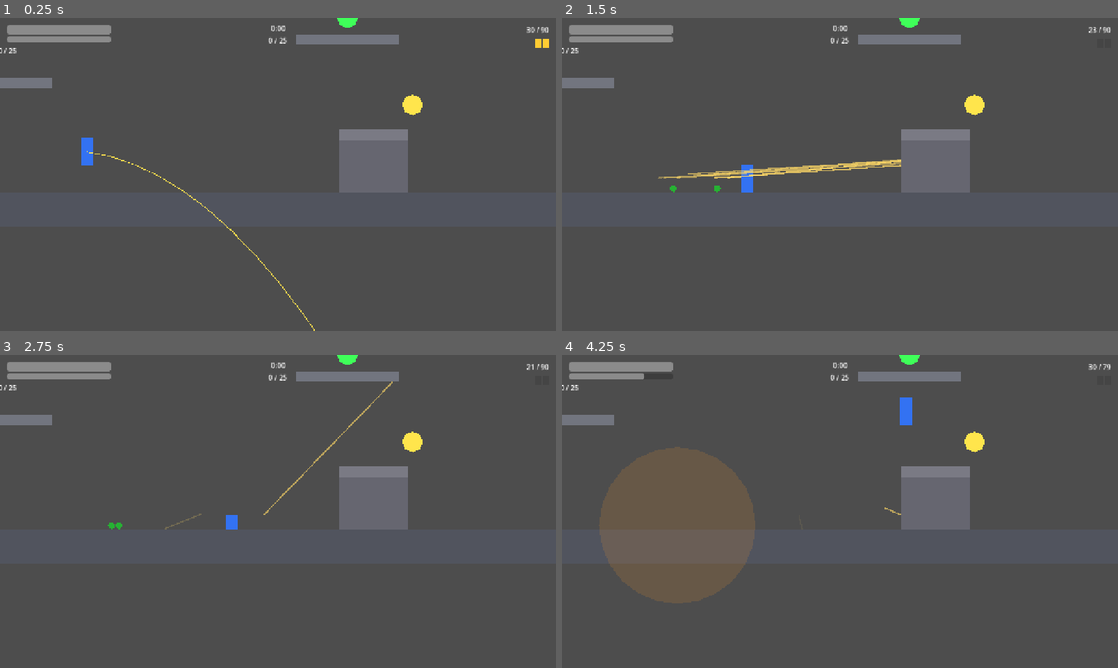
Above: before the commit, frames 1-4 (two rows, left to right).
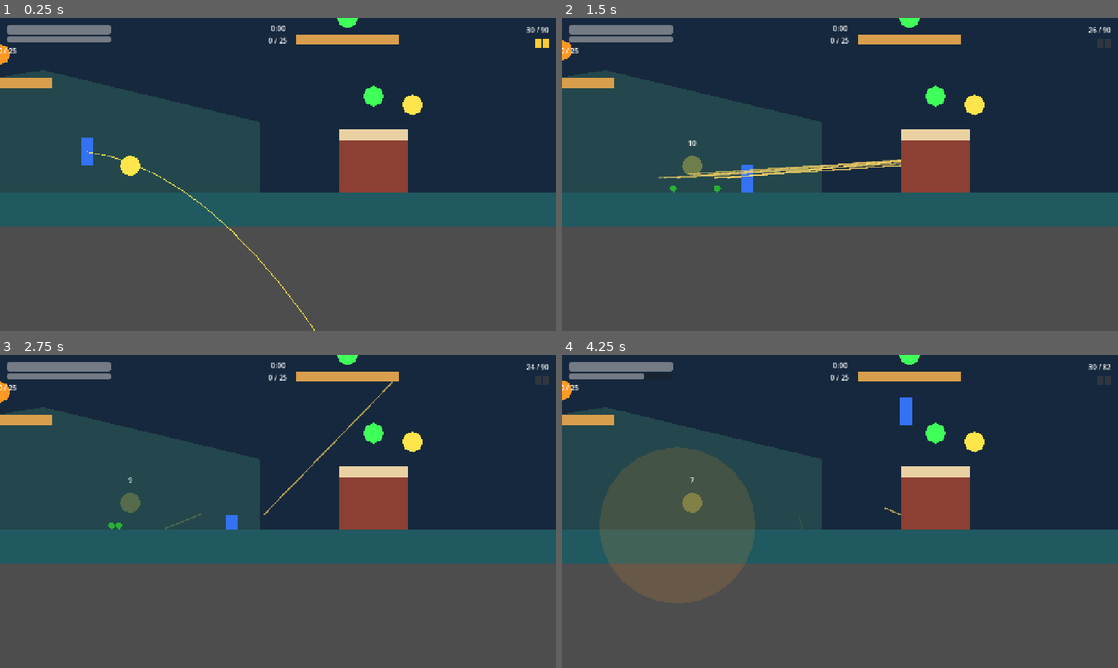
Above: after the commit, the same moments.

Repository: techafreshh/jetpack
Game: Godot game, scene res://scenes/match.tscn
Two runs of this game, one before a commit and one after it. Both use one fixed random seed, a clock stepped at 60 frames per second and the inputs below. This scene is started directly instead of the project's main scene.
Inputs (mouse positions are in pixels of both pictures, inside the frame that each line leads up to):
- Up to frame 1 (0.25 s): no input
- Up to frame 2 (1.5 s): tap Enter at 0.5 s; move the mouse to (962, 158) at 0.52 s; press the mouse at (962, 158) at 0.53 s; hold D (move_right) from 0.53 s (still down); tap W at 0.77 s; tap G (throw_grenade) at 0.8, 1.35 s; move the mouse to (728, 190) at 1.27 s; release the mouse at (728, 190) at 1.28 s
- Up to frame 3 (2.75 s): tap W at 1.52 s; click (166, 527) at 1.55 s; move the mouse to (333, 442) at 2.02 s; release D (move_right) at 2.03 s; hold A (move_left) from 2.03 s (still down); hold S (crouch) from 2.03 s (still down); click (333, 442) at 2.17 s; tap G (throw_grenade) at 2.3 s
- Up to frame 4 (4.25 s): move the mouse to (812, 574) at 2.77 s; release A (move_left) at 2.78 s; release S (crouch) at 2.78 s; hold D (move_right) from 2.78 s (still down); click (812, 574) at 2.85 s; tap W at 3.02, 3.77 s; move the mouse to (1006, 558) at 3.52 s; hold Space (fly) from 3.53 s (still down); click (1006, 558) at 3.67 s; tap G (throw_grenade) at 3.8 s; tap R (reload) at 4.15 s

The runs differ from the first frame. In frame 1, 65% of the frame differs, in the area x 0-100%, y 0-67%; in frame 2, 65%; in frame 3, 65%; in frame 4, 65%.

Commit message:
[#15] Final MVP map — 8 spawns, pickup layout, distinct identity (#204)
* Add final MVP arena map with 8 spawns and pickup layout

Clone greybox collision skeleton into scenes/arena/main.tscn with a
dusk-teal/ember/sand reskin, non-colliding backdrop decor, 8 Spawn
markers and 6 pickup pads; repoint match.tscn at the new map and
default arena_path to it on match and match manager.

* Add headless gate for final MVP arena counts and spacing

Diff:
--- /dev/null
+++ b/jetpack/scenes/arena/main.tscn
@@ -0,0 +1,434 @@
+[gd_scene load_steps=29 format=3]
+
+[ext_resource type="PackedScene" path="res://scenes/pickup.tscn" id="1"]
+
+[sub_resource type="RectangleShape2D" id="RectangleShape2D_floor_a"]
+size = Vector2(1200, 80)
+
+[sub_resource type="RectangleShape2D" id="RectangleShape2D_floor_b"]
+size = Vector2(680, 80)
+
+[sub_resource type="RectangleShape2D" id="RectangleShape2D_floor_c"]
+size = Vector2(880, 80)
+
+[sub_resource type="RectangleShape2D" id="RectangleShape2D_floor_d"]
+size = Vector2(880, 80)
+
+[sub_resource type="RectangleShape2D" id="RectangleShape2D_gap_0"]
+size = Vector2(120, 80)
+
+[sub_resource type="RectangleShape2D" id="RectangleShape2D_gap_1"]
+size = Vector2(120, 80)
+
+[sub_resource type="RectangleShape2D" id="RectangleShape2D_gap_2"]
+size = Vector2(120, 80)
+
+[sub_resource type="RectangleShape2D" id="RectangleShape2D_plat_0"]
+size = Vector2(240, 24)
+
+[sub_resource type="RectangleShape2D" id="RectangleShape2D_plat_1"]
+size = Vector2(240, 24)
+
+[sub_resource type="RectangleShape2D" id="RectangleShape2D_plat_2"]
+size = Vector2(240, 24)
+
+[sub_resource type="RectangleShape2D" id="RectangleShape2D_tower_wall"]
+size = Vector2(48, 560)
+
+[sub_resource type="RectangleShape2D" id="RectangleShape2D_tower_step_0"]
+size = Vector2(160, 24)
+
+[sub_resource type="RectangleShape2D" id="RectangleShape2D_tower_step_1"]
+size = Vector2(160, 24)
+
+[sub_resource type="RectangleShape2D" id="RectangleShape2D_tower_step_2"]
+size = Vector2(160, 24)
+
+[sub_resource type="RectangleShape2D" id="RectangleShape2D_tower_step_3"]
+size = Vector2(160, 24)
+
+[sub_resource type="RectangleShape2D" id="RectangleShape2D_tower_step_e0"]
+size = Vector2(160, 24)
+
+[sub_resource type="RectangleShape2D" id="RectangleShape2D_tower_step_e1"]
+size = Vector2(160, 24)
+
+[sub_resource type="RectangleShape2D" id="RectangleShape2D_tower_step_e2"]
+size = Vector2(160, 24)
+
+[sub_resource type="RectangleShape2D" id="RectangleShape2D_tower_step_e3"]
+size = Vector2(160, 24)
+
+[sub_resource type="RectangleShape2D" id="RectangleShape2D_tower_cap"]
+size = Vector2(160, 24)
+
+[sub_resource type="RectangleShape2D" id="RectangleShape2D_bunker_w"]
+size = Vector2(160, 120)
+
+[sub_resource type="RectangleShape2D" id="RectangleShape2D_bunker_w_cap"]
+size = Vector2(160, 24)
+
+[sub_resource type="RectangleShape2D" id="RectangleShape2D_bunker_e"]
+size = Vector2(160, 120)
+
+[sub_resource type="RectangleShape2D" id="RectangleShape2D_bunker_e_cap"]
+size = Vector2(160, 24)
+
+[sub_resource type="RectangleShape2D" id="RectangleShape2D_wall_l"]
+size = Vector2(80, 2600)
+
+[sub_resource type="RectangleShape2D" id="RectangleShape2D_wall_r"]
+size = Vector2(80, 2600)
+
+[sub_resource type="RectangleShape2D" id="RectangleShape2D_ceiling"]
+size = Vector2(4240, 80)
+
+[node name="Main" type="Node2D"]
+
+[node name="TilesGround" type="TileMapLayer" parent="."]
+
+[node name="Backdrop" type="Node2D" parent="."]
+z_index = -10
+
+[node name="Sky" type="Polygon2D" parent="Backdrop"]
+color = Color(0.09, 0.16, 0.24, 1)
+polygon = PackedVector2Array(-920, -1640, 3320, -1640, 3320, 480, -920, 480)
+
+[node name="HillWest" type="Polygon2D" parent="Backdrop"]
+color = Color(0.14, 0.28, 0.3, 1)
+polygon = PackedVector2Array(-920, 480, -920, 120, -400, 200, 100, 120, 600, 240, 600, 480)
+
+[node name="HillEast" type="Polygon2D" parent="Backdrop"]
+color = Color(0.16, 0.32, 0.33, 1)
+polygon = PackedVector2Array(1800, 480, 1800, 220, 2300, 140, 2800, 220, 3320, 120, 3320, 480)
+
+[node name="BannerWest" type="Polygon2D" parent="Backdrop"]
+position = Vector2(2560, -60)
+color = Color(0.85, 0.62, 0.3, 1)
+polygon = PackedVector2Array(-40, -100, 0, -100, 0, 100, -40, 100, -24, 0)
+
+[node name="BannerEast" type="Polygon2D" parent="Backdrop"]
+position = Vector2(2688, -60)
+color = Color(0.85, 0.62, 0.3, 1)
+polygon = PackedVector2Array(0, -100, 40, -100, 40, 100, 0, 100, 24, 0)
+
+[node name="FloorA" type="StaticBody2D" parent="."]
+position = Vector2(-200, 440)
+
+[node name="Collision" type="CollisionShape2D" parent="FloorA"]
+shape = SubResource("RectangleShape2D_floor_a")
+
+[node name="Visual" type="Polygon2D" parent="FloorA"]
+color = Color(0.13, 0.35, 0.38, 1)
+polygon = PackedVector2Array(-600, -40, 600, -40, 600, 40, -600, 40)
+
+[node name="FloorB" type="StaticBody2D" parent="."]
+position = Vector2(860, 440)
+
+[node name="Collision" type="CollisionShape2D" parent="FloorB"]
+shape = SubResource("RectangleShape2D_floor_b")
+
+[node name="Visual" type="Polygon2D" parent="FloorB"]
+color = Color(0.13, 0.35, 0.38, 1)
+polygon = PackedVector2Array(-340, -40, 340, -40, 340, 40, -340, 40)
+
+[node name="FloorC" type="StaticBody2D" parent="."]
+position = Vector2(1760, 440)
+
+[node name="Collision" type="CollisionShape2D" parent="FloorC"]
+shape = SubResource("RectangleShape2D_floor_c")
+
+[node name="Visual" type="Polygon2D" parent="FloorC"]
+color = Color(0.13, 0.35, 0.38, 1)
+polygon = PackedVector2Array(-440, -40, 440, -40, 440, 40, -440, 40)
+
+[node name="FloorD" type="StaticBody2D" parent="."]
+position = Vector2(2760, 440)
+
+[node name="Collision" type="CollisionShape2D" parent="FloorD"]
+shape = SubResource("RectangleShape2D_floor_d")
+
+[node name="Visual" type="Polygon2D" parent="FloorD"]
+color = Color(0.13, 0.35, 0.38, 1)
+polygon = PackedVector2Array(-440, -40, 440, -40, 440, 40, -440, 40)
+
+[node name="FloorGap0" type="StaticBody2D" parent="."]
+position = Vector2(460, 440)
+
+[node name="Collision" type="CollisionShape2D" parent="FloorGap0"]
+shape = SubResource("RectangleShape2D_gap_0")
+
+[node name="Visual" type="Polygon2D" parent="FloorGap0"]
+color = Color(0.13, 0.35, 0.38, 1)
+polygon = PackedVector2Array(-60, -40, 60, -40, 60, 40, -60, 40)
+
+[node name="FloorGap1" type="StaticBody2D" parent="."]
+position = Vector2(1260, 440)
+
+[node name="Collision" type="CollisionShape2D" parent="FloorGap1"]
+shape = SubResource("RectangleShape2D_gap_1")
+
+[node name="Visual" type="Polygon2D" parent="FloorGap1"]
+color = Color(0.13, 0.35, 0.38, 1)
+polygon = PackedVector2Array(-60, -40, 60, -40, 60, 40, -60, 40)
+
+[node name="FloorGap2" type="StaticBody2D" parent="."]
+position = Vector2(2260, 440)
+
+[node name="Collision" type="CollisionShape2D" parent="FloorGap2"]
+shape = SubResource("RectangleShape2D_gap_2")
+
+[node name="Visual" type="Polygon2D" parent="FloorGap2"]
+color = Color(0.13, 0.35, 0.38, 1)
+polygon = PackedVector2Array(-60, -40, 60, -40, 60, 40, -60, 40)
+
+[node name="Plat0" type="StaticBody2D" parent="."]
+position = Vector2(0, 150)
+
+[node name="Collision" type="CollisionShape2D" parent="Plat0"]
+shape = SubResource("RectangleShape2D_plat_0")
+
+[node name="Visual" type="Polygon2D" parent="Plat0"]
+color = Color(0.85, 0.62, 0.3, 1)
+polygon = PackedVector2Array(-120, -12, 120, -12, 120, 12, -120, 12)
+
+[node name="Plat1" type="StaticBody2D" parent="."]
+position = Vector2(800, 50)
+
+[node name="Collision" type="CollisionShape2D" parent="Plat1"]
+shape = SubResource("RectangleShape2D_plat_1")
+
+[node name="Visual" type="Polygon2D" parent="Plat1"]
+color = Color(0.85, 0.62, 0.3, 1)
+polygon = PackedVector2Array(-120, -12, 120, -12, 120, 12, -120, 12)
+
+[node name="Plat2" type="StaticBody2D" parent="."]
+position = Vector2(1600, -50)
+
+[node name="Collision" type="CollisionShape2D" parent="Plat2"]
+shape = SubResource("RectangleShape2D_plat_2")
+
+[node name="Visual" type="Polygon2D" parent="Plat2"]
+color = Color(0.85, 0.62, 0.3, 1)
+polygon = PackedVector2Array(-120, -12, 120, -12, 120, 12, -120, 12)
+
+[node name="TowerWall" type="StaticBody2D" parent="."]
+position = Vector2(2624, 120)
+
+[node name="Collision" type="CollisionShape2D" parent="TowerWall"]
+shape = SubResource("RectangleShape2D_tower_wall")
+
+[node name="Visual" type="Polygon2D" parent="TowerWall"]
+color = Color(0.55, 0.25, 0.2, 1)
+polygon = PackedVector2Array(-24, -280, 24, -280, 24, 280, -24, 280)
+
+[node name="TowerStep0" type="StaticBody2D" parent="."]
+position = Vector2(2380, 280)
+
+[node name="Collision" type="CollisionShape2D" parent="TowerStep0"]
+shape = SubResource("RectangleShape2D_tower_step_0")
+
+[node name="Visual" type="Polygon2D" parent="TowerStep0"]
+color = Color(0.55, 0.25, 0.2, 1)
+polygon = PackedVector2Array(-80, -12, 80, -12, 80, 12, -80, 12)
+
+[node name="TowerStep1" type="StaticBody2D" parent="."]
+position = Vector2(2440, 160)
+
+[node name="Collision" type="CollisionShape2D" parent="TowerStep1"]
+shape = SubResource("RectangleShape2D_tower_step_1")
+
+[node name="Visual" type="Polygon2D" parent="TowerStep1"]
+color = Color(0.55, 0.25, 0.2, 1)
+polygon = PackedVector2Array(-80, -12, 80, -12, 80, 12, -80, 12)
+
+[node name="TowerStep2" type="StaticBody2D" parent="."]
+position = Vector2(2500, 40)
+
+[node name="Collision" type="CollisionShape2D" parent="TowerStep2"]
+shape = SubResource("RectangleShape2D_tower_step_2")
+
+[node name="Visual" type="Polygon2D" parent="TowerStep2"]
+color = Color(0.55, 0.25, 0.2, 1)
+polygon = PackedVector2Array(-80, -12, 80, -12, 80, 12, -80, 12)
+
+[node name="TowerStep3" type="StaticBody2D" parent="."]
+position = Vector2(2560, -80)
+
+[node name="Collision" type="CollisionShape2D" parent="TowerStep3"]
+shape = SubResource("RectangleShape2D_tower_step_3")
+
+[node name="Visual" type="Polygon2D" parent="TowerStep3"]
+color = Color(0.55, 0.25, 0.2, 1)
+polygon = PackedVector2Array(-80, -12, 80, -12, 80, 12, -80, 12)
+
+[node name="TowerStepE0" type="StaticBody2D" parent="."]
+position = Vector2(2868, 280)
+
+[node name="Collision" type="CollisionShape2D" parent="TowerStepE0"]
+shape = SubResource("RectangleShape2D_tower_step_e0")
+
+[node name="Visual" type="Polygon2D" parent="TowerStepE0"]
+color = Color(0.55, 0.25, 0.2, 1)
+polygon = PackedVector2Array(-80, -12, 80, -12, 80, 12, -80, 12)
+
+[node name="TowerStepE1" type="StaticBody2D" parent="."]
+position = Vector2(2808, 160)
+
+[node name="Collision" type="CollisionShape2D" parent="TowerStepE1"]
+shape = SubResource("RectangleShape2D_tower_step_e1")
+
+[node name="Visual" type="Polygon2D" parent="TowerStepE1"]
+color = Color(0.55, 0.25, 0.2, 1)
+polygon = PackedVector2Array(-80, -12, 80, -12, 80, 12, -80, 12)
+
+[node name="TowerStepE2" type="StaticBody2D" parent="."]
+position = Vector2(2748, 40)
+
+[node name="Collision" type="CollisionShape2D" parent="TowerStepE2"]
+shape = SubResource("RectangleShape2D_tower_step_e2")
+
+[node name="Visual" type="Polygon2D" parent="TowerStepE2"]
+color = Color(0.55, 0.25, 0.2, 1)
+polygon = PackedVector2Array(-80, -12, 80, -12, 80, 12, -80, 12)
+
+[node name="TowerStepE3" type="StaticBody2D" parent="."]
+position = Vector2(2688, -80)
+
+[node name="Collision" type="CollisionShape2D" parent="TowerStepE3"]
+shape = SubResource("RectangleShape2D_tower_step_e3")
+
+[node name="Visual" type="Polygon2D" parent="TowerStepE3"]
+color = Color(0.55, 0.25, 0.2, 1)
+polygon = PackedVector2Array(-80, -12, 80, -12, 80, 12, -80, 12)
+
+[node name="TowerCap" type="StaticBody2D" parent="."]
+position = Vector2(2624, -172)
+
+[node name="Collision" type="CollisionShape2D" parent="TowerCap"]
+shape = SubResource("RectangleShape2D_tower_cap")
+
+[node name="Visual" type="Polygon2D" parent="TowerCap"]
+color = Color(0.92, 0.82, 0.64, 1)
+polygon = PackedVector2Array(-80, -12, 80, -12, 80, 12, -80, 12)
+
+[node name="BunkerW" type="StaticBody2D" parent="."]
+position = Vector2(860, 340)
+
+[node name="Collision" type="CollisionShape2D" parent="BunkerW"]
+shape = SubResource("RectangleShape2D_bunker_w")
+
+[node name="Visual" type="Polygon2D" parent="BunkerW"]
+color = Color(0.55, 0.25, 0.2, 1)
+polygon = PackedVector2Array(-80, -60, 80, -60, 80, 60, -80, 60)
+
+[node name="BunkerWCap" type="StaticBody2D" parent="."]
+position = Vector2(860, 268)
+
+[node name="Collision" type="CollisionShape2D" parent="BunkerWCap"]
+shape = SubResource("RectangleShape2D_bunker_w_cap")
+
+[node name="Visual" type="Polygon2D" parent="BunkerWCap"]
+color = Color(0.92, 0.82, 0.64, 1)
+polygon = PackedVector2Array(-80, -12, 80, -12, 80, 12, -80, 12)
+
+[node name="BunkerE" type="StaticBody2D" parent="."]
+position = Vector2(1760, 340)
+
+[node name="Collision" type="CollisionShape2D" parent="BunkerE"]
+shape = SubResource("RectangleShape2D_bunker_e")
+
+[node name="Visual" type="Polygon2D" parent="BunkerE"]
+color = Color(0.55, 0.25, 0.2, 1)
+polygon = PackedVector2Array(-80, -60, 80, -60, 80, 60, -80, 60)
+
+[node name="BunkerECap" type="StaticBody2D" parent="."]
+position = Vector2(1760, 268)
+
+[node name="Collision" type="CollisionShape2D" parent="BunkerECap"]
+shape = SubResource("RectangleShape2D_bunker_e_cap")
+
+[node name="Visual" type="Polygon2D" parent="BunkerECap"]
+color = Color(0.92, 0.82, 0.64, 1)
+polygon = PackedVector2Array(-80, -12, 80, -12, 80, 12, -80, 12)
+
+[node name="WallL" type="StaticBody2D" parent="."]
+position = Vector2(-880, -300)
+
+[node name="Collision" type="CollisionShape2D" parent="WallL"]
+shape = SubResource("RectangleShape2D_wall_l")
+
+[node name="Visual" type="Polygon2D" parent="WallL"]
+color = Color(0.1, 0.22, 0.26, 1)
+polygon = PackedVector2Array(-40, -1300, 40, -1300, 40, 1300, -40, 1300)
+
+[node name="WallR" type="StaticBody2D" parent="."]
+position = Vector2(3280, -300)
+
+[node name="Collision" type="CollisionShape2D" parent="WallR"]
+shape = SubResource("RectangleShape2D_wall_r")
+
+[node name="Visual" type="Polygon2D" parent="WallR"]
+color = Color(0.1, 0.22, 0.26, 1)
+polygon = PackedVector2Array(-40, -1300, 40, -1300, 40, 1300, -40, 1300)
+
+[node name="Ceiling" type="StaticBody2D" parent="."]
+position = Vector2(1200, -1640)
+
+[node name="Collision" type="CollisionShape2D" parent="Ceiling"]
+shape = SubResource("RectangleShape2D_ceiling")
+
+[node name="Visual" type="Polygon2D" parent="Ceiling"]
+color = Color(0.1, 0.22, 0.26, 1)
+polygon = PackedVector2Array(-2120, -40, 2120, -40, 2120, 40, -2120, 40)
+
+[node name="Spawn0" type="Marker2D" parent="."]
+position = Vector2(200, 300)
+
+[node name="Spawn1" type="Marker2D" parent="."]
+position = Vector2(1500, 300)
+
+[node name="Spawn2" type="Marker2D" parent="."]
+position = Vector2(2624, -240)
+
+[node name="Spawn3" type="Marker2D" parent="."]
+position = Vector2(800, -30)
+
+[node name="Spawn4" type="Marker2D" parent="."]
+position = Vector2(600, 300)
+
+[node name="Spawn5" type="Marker2D" parent="."]
+position = Vector2(1100, 300)
+
+[node name="Spawn6" type="Marker2D" parent="."]
+position = Vector2(2100, 300)
+
+[node name="Spawn7" type="Marker2D" parent="."]
+position = Vector2(3000, 300)
+
+[node name="PickupPad0" parent="." instance=ExtResource("1")]
+position = Vector2(860, 180)
+kind = "health"
+
+[node name="PickupPad1" parent="." instance=ExtResource("1")]
+position = Vector2(1760, 180)
+kind = "health"
+
+[node name="PickupPad2" parent="." instance=ExtResource("1")]
+position = Vector2(0, 80)
+kind = "weapon"
+weapon_id = "scatter"
+floating = true
+
+[node name="PickupPad3" parent="." instance=ExtResource("1")]
+position = Vector2(2624, -230)
+kind = "weapon"
+weapon_id = "longbow"
+
+[node name="PickupPad4" parent="." instance=ExtResource("1")]
+position = Vector2(300, 340)
+kind = "ammo"
+
+[node name="PickupPad5" parent="." instance=ExtResource("1")]
+position = Vector2(2900, 340)
+kind = "grenade"
--- a/jetpack/scenes/match.tscn
+++ b/jetpack/scenes/match.tscn
@@ -1,7 +1,7 @@
 [gd_scene load_steps=8 format=3]
 
 [ext_resource type="Script" path="res://scripts/match.gd" id="1"]
-[ext_resource type="PackedScene" path="res://scenes/arena/greybox.tscn" id="2"]
+[ext_resource type="PackedScene" path="res://scenes/arena/main.tscn" id="2"]
 [ext_resource type="PackedScene" path="res://scenes/soldier.tscn" id="3"]
 [ext_resource type="PackedScene" path="res://scenes/pickup.tscn" id="4"]
 [ext_resource type="Script" path="res://scripts/match/match_manager.gd" id="5"]
@@ -10,6 +10,7 @@
 
 [node name="Match" type="Node2D"]
 script = ExtResource("1")
+arena_path = "res://scenes/arena/main.tscn"
 
 [node name="Greybox" parent="." instance=ExtResource("2")]
 
@@ -36,6 +37,7 @@
 
 [node name="MatchManager" type="Node" parent="."]
 script = ExtResource("5")
+arena_path = "res://scenes/arena/main.tscn"
 
 [node name="hud" parent="." instance=ExtResource("6")]
 
--- a/jetpack/scripts/match.gd
+++ b/jetpack/scripts/match.gd
@@ -6,6 +6,9 @@
 
 var _spawner: Spawner
 var _manager: MatchManager
+## Default arena scene for new matches; the static Greybox child below is the
+## instanced form of this path (kept static for sim determinism).
+@export var arena_path := "res://scenes/arena/main.tscn"
 # HUD-readable hook state: latest soldier HP seen via health_changed.
 # Sentinel -1.0 means "no event yet".
 var last_hp := -1.0
--- a/jetpack/scripts/match/match_manager.gd
+++ b/jetpack/scripts/match/match_manager.gd
@@ -19,6 +19,9 @@
 
 ## Override before adding to the tree to load a different cfg in probes.
 var config_path: String = CONFIG_PATH
+## Default arena scene for new matches; the match scene instances this arena
+## statically (node name Greybox) for sim determinism.
+@export var arena_path := "res://scenes/arena/main.tscn"
 var match_state: String = STATE_COUNTDOWN
 var winner_id: String = ""
 var sudden_death: bool = false
--- /dev/null
+++ b/jetpack/tests/test_main_arena.gd
@@ -0,0 +1,100 @@
+extends SceneTree
+## Headless verification for the final MVP map: main.tscn loads with exactly
+## 8 Spawn* markers and >=6 pickup pads, spans >=2560 px with >=300 px spawn
+## spacing, and match.tscn defaults arena_path to the new map.
+## Run: godot --headless --path jetpack --script res://tests/test_main_arena.gd
+
+var passed := 0
+var failed := 0
+
+
+func _initialize() -> void:
+	await run_tests()
+	print("Results: %d passed, %d failed" % [passed, failed])
+	quit(1 if failed > 0 else 0)
+
+
+func check(cond: bool, label: String) -> void:
+	if cond:
+		passed += 1
+	else:
+		failed += 1
+		push_error("FAIL " + label)
+
+
+func run_tests() -> void:
+	await process_frame
+
+	var main_packed := load("res://scenes/arena/main.tscn") as PackedScene
+	check(main_packed != null, "main.tscn loads as PackedScene")
+	if main_packed == null:
+		return
+	var main := main_packed.instantiate() as Node2D
+	check(main != null, "main instantiates Node2D")
+	if main == null:
+		return
+	root.add_child(main)
+	await process_frame
+	await process_frame
+
+	var spawns := main.find_children("Spawn*", "Marker2D", true, false)
+	check(spawns.size() == 8, "main has exactly 8 Spawn* markers (got %d)" % spawns.size())
+
+	var pads := 0
+	for n in main.find_children("*", "Area2D", true, false):
+		var nm := String((n as Node).name)
+		if (n as Node).is_in_group("pickup") or nm.contains("Pad") or nm.contains("Pickup"):
+			pads += 1
+	check(pads >= 6, "main has >=6 pickup pads (got %d)" % pads)
+
+	var bodies := main.find_children("*", "StaticBody2D", true, false)
+	check(bodies.size() >= 10, "main has >=10 StaticBody2D (got %d)" % bodies.size())
+	var min_x := INF
+	var max_x := -INF
+	for b in bodies:
+		var pos := (b as Node2D).position
+		var lo := pos.x
+		var hi := pos.x
+		var col := (b as Node).get_node_or_null("Collision") as CollisionShape2D
+		if col != null and col.shape is RectangleShape2D:
+			var half := (col.shape as RectangleShape2D).size.x * 0.5
+			lo = pos.x - half
+			hi = pos.x + half
+		min_x = minf(min_x, lo)
+		max_x = maxf(max_x, hi)
+	check(max_x - min_x >= 2560.0, "main playable width >=2560 (got %f)" % (max_x - min_x))
+
+	var pts: Array = []
+	for s in spawns:
+		pts.append((s as Node2D).position)
+	var ok := true
+	for i in pts.size():
+		for j in range(i + 1, pts.size()):
+			if (pts[i] as Vector2).distance_to(pts[j] as Vector2) < 300.0:
+				ok = false
+	check(ok, "no two spawns within 300 px")
+
+	var match_packed := load("res://scenes/match.tscn") as PackedScene
+	check(match_packed != null, "match.tscn loads as PackedScene")
+	if match_packed == null:
+		return
+	var match_inst := match_packed.instantiate() as Node2D
+	check(match_inst != null, "match instantiates Node2D")
+	if match_inst == null:
+		return
+	root.add_child(match_inst)
+	await process_frame
+	var arena_path := ""
+	if match_inst.get("arena_path") != null:
+		arena_path = String(match_inst.get("arena_path"))
+	else:
+		var mgr := match_inst.get_node_or_null("MatchManager")
+		if mgr != null and mgr.get("arena_path") != null:
+			arena_path = String(mgr.get("arena_path"))
+	check(arena_path.ends_with("scenes/arena/main.tscn"), "match arena_path defaults to main.tscn (got %s)" % arena_path)
+	var grey := match_inst.get_node_or_null("Greybox")
+	check(grey != null, "match keeps Greybox arena node name")
+
+	main.queue_free()
+	match_inst.queue_free()
+	await process_frame
Not shown, added: jetpack/tests/test_main_arena.gd.uid
Not shown, added: jetpack/assets/art/ATTRIBUTION.md
